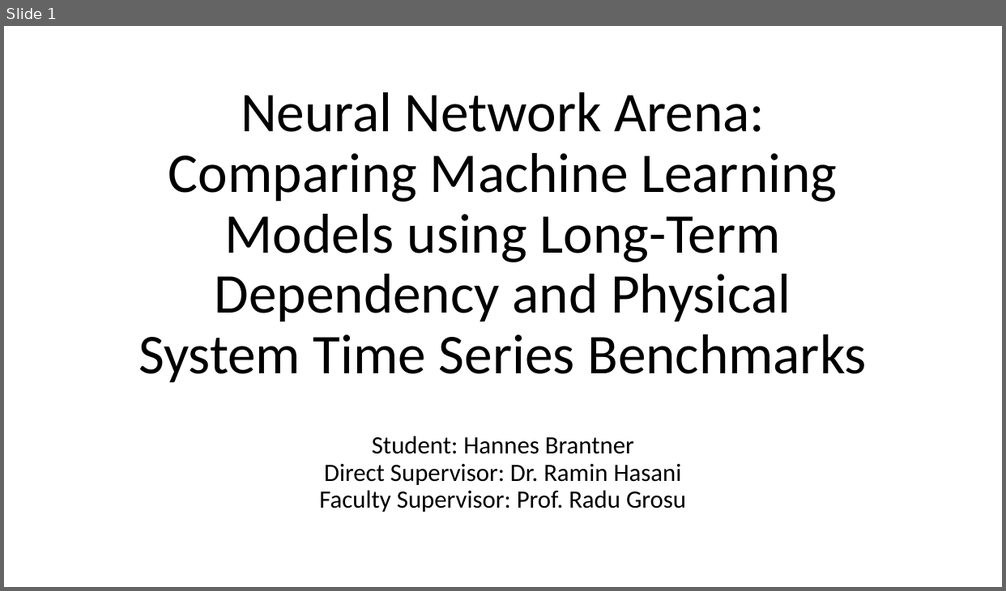
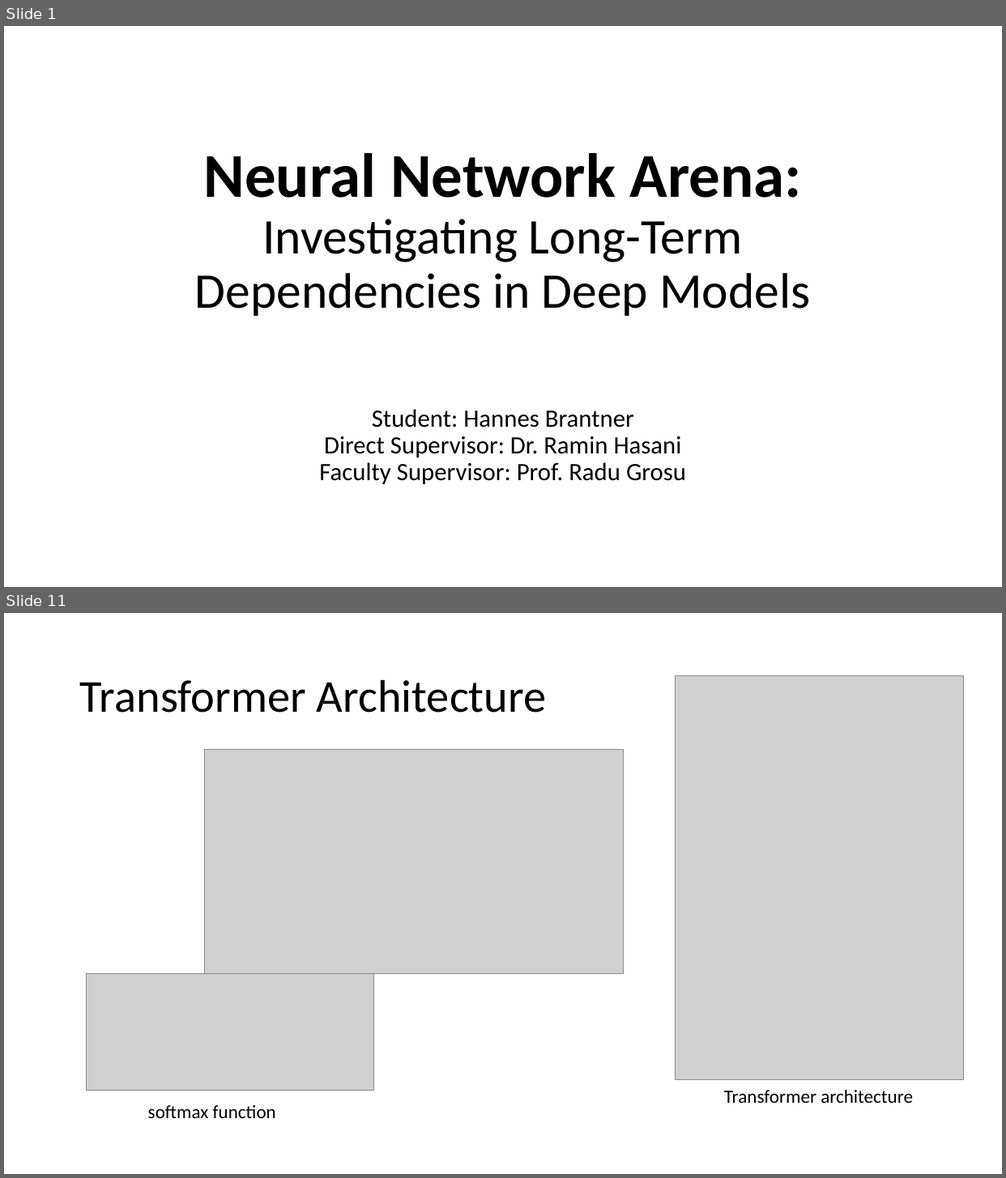
Before and after one commit to Oidlichtnwoada/NeuralNetworkArena, a slide deck: thesis/presentations/thesis_presentation.pptx. Shown one above the other, each under a label of ours: slide 1 before the commit, slides 1 and 11 after it; the slides between them are not shown. The pictures are 1006x591 and 1006x1178 pixels, drawn with LibreOffice and Linux fonts; fonts in the diff are those of the drawing; grey boxes stand for pictures. Boxes give left, top, right and bottom in pixels: in the first picture for what was removed or moved away, otherwise in the second. Text is boxed around its words. In the diff, an @@ line names an element or a change of style, - is before the commit and + after.

```diff
--- a/thesis/presentations/thesis_presentation.pptx
+++ b/thesis/presentations/thesis_presentation.pptx
@@ slide 11 added at [4,613,1002,1174], background #FFFFFF @@
@@ title added at [80,679,547,713], 44 pt, text #000000 @@
+Transformer Architecture
@@ picture added at [675,676,964,1080] @@
@@ picture added at [205,750,624,973] @@
@@ picture added at [87,973,374,1092] @@
@@ text added at [724,1090,913,1103], 18 pt, text #000000 @@
+Transformer architecture
@@ text added at [148,1105,276,1118], 18 pt, text #000000 @@
+softmax function
@@ slide 1 changed as well @@
@@ title at [195,153,810,316]: text changed; size 54 to 48 pt @@
-Neural Network Arena: Comparing Machine Learning Models using Long-Term Dependency and Physical System Time Series Benchmarks
+Neural Network Arena: Investigating Long-Term Dependencies in Deep Models
@@ subtitle "Student: Hannes Brantner Direct Supervisor: ...": place and size @@
-subtitle "Student: Hannes Brantner Direct Supervisor: ..." at [319,436,686,512]
+subtitle "Student: Hannes Brantner Direct Supervisor: ..." at [319,409,686,484]
```
Also in this commit, not shown: 3 other slides changed, 15 other slides added, 35 slides removed, 2 other files.
